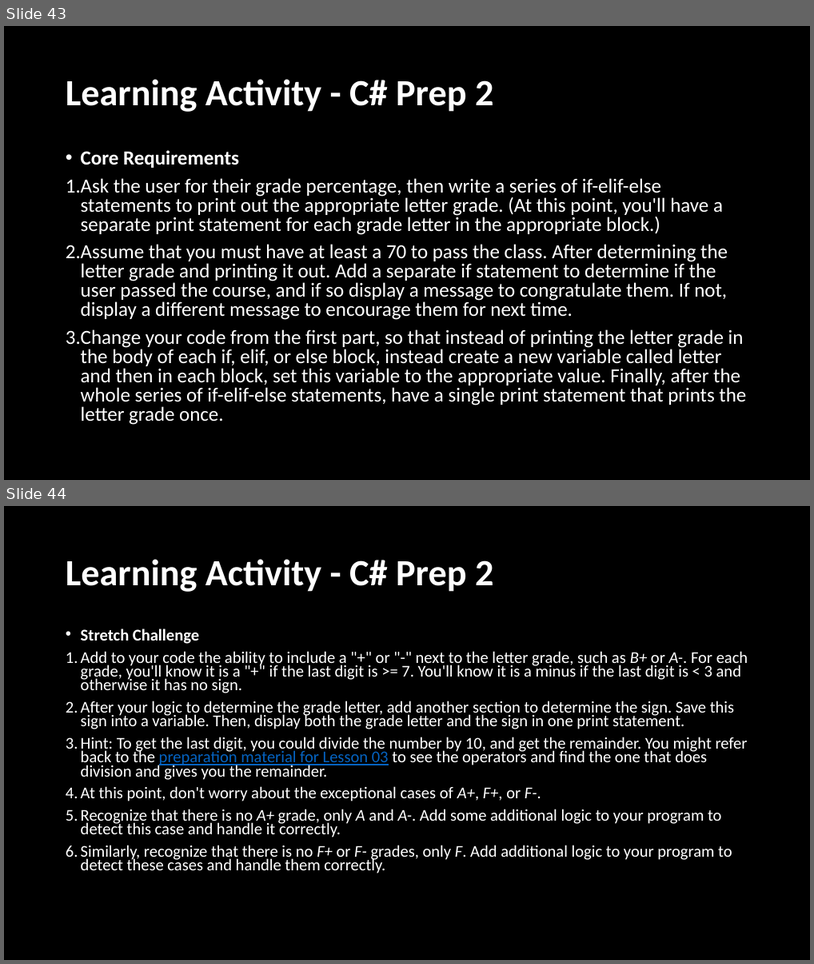
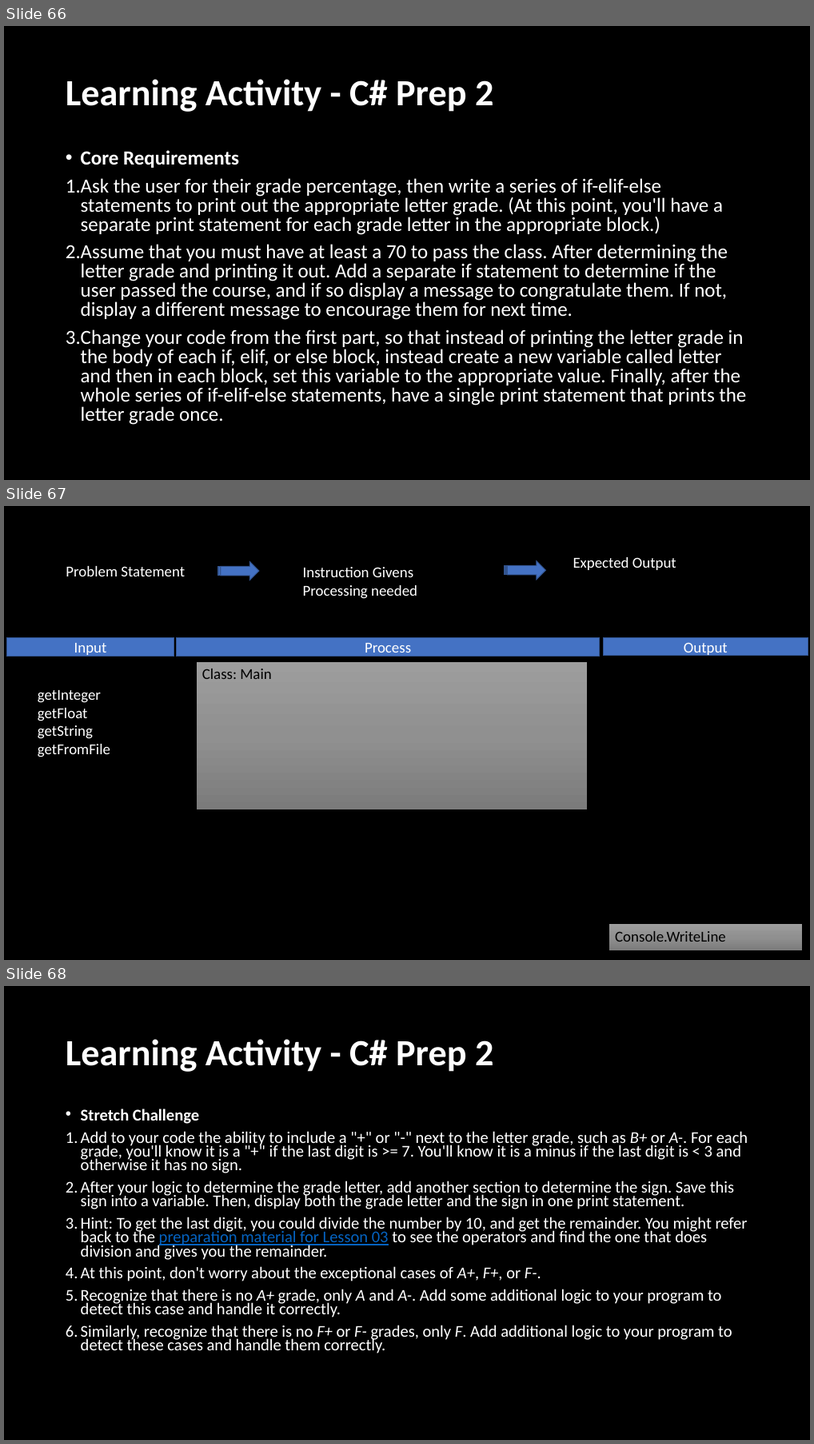
Before and after one commit to BroClements/CSE210ProgwClasses, a slide deck: CSE210Wk01ProgrammingTools.pptx. Shown one above the other, each under a label of ours: slides 43 and 44 before the commit, slides 66, 67 and 68 after it. The pictures are 814x964 and 814x1444 pixels, drawn with LibreOffice and Linux fonts; fonts in the diff are those of the drawing. Boxes give left, top, right and bottom in pixels: in the first picture for what was removed or moved away, otherwise in the second. Text is boxed around its words. In the diff, an @@ line names an element or a change of style, - is before the commit and + after.

```diff
--- a/CSE210Wk01ProgrammingTools.pptx
+++ b/CSE210Wk01ProgrammingTools.pptx
@@ slide 67 added at <box>4,506,810,960</box>, background #000000 @@
@@ text added at <box>66,566,185,576</box>, 18 pt, text #FFFFFF @@
+Problem Statement
@@ striped right arrow added at <box>218,562,259,580</box>, fill #4472C4, outline #325491 1 pt @@
@@ text added at <box>303,567,418,599</box>, 18 pt, text #FFFFFF @@
+Instruction Givens
+Processing needed
@@ striped right arrow added at <box>505,561,546,579</box>, fill #4472C4, outline #325491 1 pt @@
@@ text added at <box>574,557,677,570</box>, 18 pt, text #FFFFFF @@
+Expected Output
@@ rectangle added at <box>7,638,174,656</box>, fill #4472C4, outline #325491 1 pt, 18 pt, text #FFFFFF @@
+Input
@@ rectangle added at <box>177,638,600,656</box>, fill #4472C4, outline #325491 1 pt, 18 pt, text #FFFFFF @@
+Process
@@ rectangle added at <box>603,637,809,656</box>, fill #4472C4, outline #325491 1 pt, 18 pt, text #FFFFFF @@
+Output
@@ rectangle added at <box>196,661,588,810</box>, fill gradient #9D9D9D to #909090 to #7C7C7C, outline #000000 0.5 pt, 18 pt, text #000000 @@
+Class: Main
@@ text added at <box>38,690,110,757</box>, 18 pt, text #FFFFFF @@
+getInteger
+getFloat
+getString
+getFromFile
@@ rectangle added at <box>610,924,802,951</box>, fill gradient #9D9D9D to #909090 to #7C7C7C, outline #000000 0.5 pt, 18 pt, text #000000 @@
+Console.WriteLine
@@ what was slide 43 is now slide 66 @@
@@ what was slide 44 is now slide 68 @@
```
Also in this commit, not shown: 1 slide changed, 23 other slides added.
